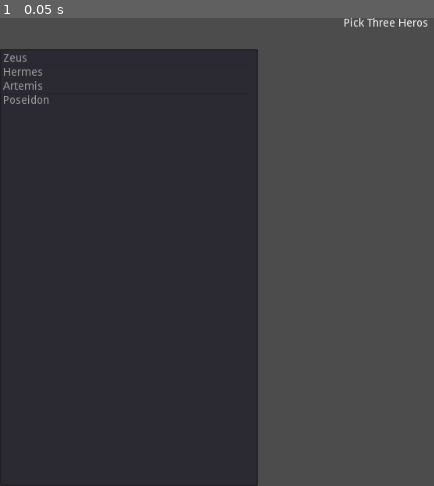
Above: before the commit, frame 1.
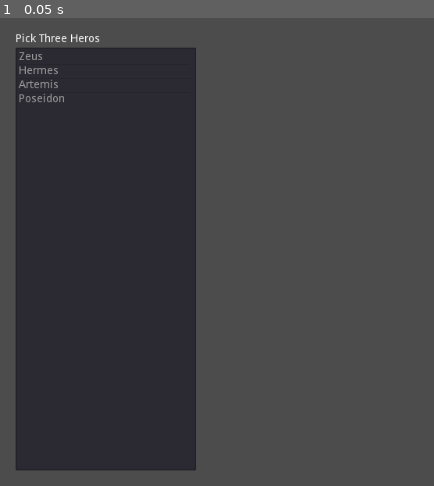
Above: after the commit, the same moment.

Repository: rachd/superhero-dispatcher
Game: Godot game, scene res://HeroPicker.tscn
The game is run twice, just before and just after one commit, with the same random seed, the same clock (stepped at 60 frames per second) and the same inputs.
Inputs:
- Up to frame 1 (0.05 s): no input

The runs differ from the first frame. In frame 1, 19% of the frame differs, in the area x 0-99%, y 0-100%.

Commit message:
display hero cards

Diff:
--- /dev/null
+++ b/HeroCard.gd
@@ -0,0 +1,4 @@
+extends Control
+
+func set_data(n):
+	$VBoxContainer/Name.text = n
--- /dev/null
+++ b/HeroCard.tscn
@@ -0,0 +1,36 @@
+[gd_scene load_steps=5 format=2]
+
+[ext_resource path="res://HeroCard.gd" type="Script" id=1]
+
+[sub_resource type="ImageTexture" id=1]
+
+[sub_resource type="DynamicFontData" id=3]
+font_path = "res://assets/Roboto-Regular.ttf"
+
+[sub_resource type="DynamicFont" id=2]
+size = 30
+outline_color = Color( 0.505882, 0.203922, 0.203922, 1 )
+font_data = SubResource( 3 )
+
+[node name="HeroCard" type="Control"]
+anchor_right = 1.0
+anchor_bottom = 1.0
+margin_right = -714.0
+script = ExtResource( 1 )
+
+[node name="VBoxContainer" type="VBoxContainer" parent="."]
+margin_right = 40.0
+margin_bottom = 40.0
+size_flags_horizontal = 3
+size_flags_vertical = 3
+alignment = 1
+
+[node name="Sprite" type="Sprite" parent="VBoxContainer"]
+scale = Vector2( 80, 80 )
+texture = SubResource( 1 )
+
+[node name="Name" type="Label" parent="VBoxContainer"]
+margin_top = 19.0
+margin_right = 40.0
+margin_bottom = 21.0
+custom_fonts/font = SubResource( 2 )
--- a/HeroPicker.gd
+++ b/HeroPicker.gd
@@ -10,11 +10,18 @@
 	else:
 		if selected_heros.size() < 3:
 			selected_heros.append(index)
+			selected_heros.sort()
 	self._set_selected_items()
 
+func _set_selected_items():
+	$MarginContainer/VBoxContainer/HBoxContainer/HeroList.unselect_all()
+	for hero_index in range(0, selected_heros.size()):
+		var hero = selected_heros[hero_index]
+		$MarginContainer/VBoxContainer/HBoxContainer/HeroList.select(hero, false)
 
-
-func _set_selected_items():
-	$HeroList.unselect_all()
-	for hero in selected_heros:
-		$HeroList.select(hero, false)
+	var hero_1 = $MarginContainer/VBoxContainer/HBoxContainer/HeroList.get_item_text(selected_heros[0]) if selected_heros.size() > 0 else ""
+	$MarginContainer/VBoxContainer/HBoxContainer/HeroCard.set_data(hero_1)
+	var hero_2 = $MarginContainer/VBoxContainer/HBoxContainer/HeroList.get_item_text(selected_heros[1]) if selected_heros.size() > 1 else ""
+	$MarginContainer/VBoxContainer/HBoxContainer/HeroCard2.set_data(hero_2)
+	var hero_3 = $MarginContainer/VBoxContainer/HBoxContainer/HeroList.get_item_text(selected_heros[2]) if selected_heros.size() > 2 else ""
+	$MarginContainer/VBoxContainer/HBoxContainer/HeroCard3.set_data(hero_3)
--- a/HeroPicker.tscn
+++ b/HeroPicker.tscn
@@ -1,23 +1,73 @@
-[gd_scene load_steps=3 format=2]
+[gd_scene load_steps=4 format=2]
 
 [ext_resource path="res://HeroPicker.gd" type="Script" id=1]
 [ext_resource path="res://HeroList.gd" type="Script" id=2]
+[ext_resource path="res://HeroCard.tscn" type="PackedScene" id=3]
 
 [node name="HeroPicker" type="Control"]
 anchor_right = 1.0
 anchor_bottom = 1.0
 script = ExtResource( 1 )
 
-[node name="Label" type="Label" parent="."]
-margin_left = 440.0
-margin_right = 548.0
+[node name="MarginContainer" type="MarginContainer" parent="."]
+anchor_right = 1.0
+anchor_bottom = 1.0
+custom_constants/margin_right = 20
+custom_constants/margin_top = 20
+custom_constants/margin_left = 20
+custom_constants/margin_bottom = 20
+
+[node name="VBoxContainer" type="VBoxContainer" parent="MarginContainer"]
+margin_left = 20.0
+margin_top = 20.0
+margin_right = 1004.0
+margin_bottom = 580.0
+
+[node name="Label" type="Label" parent="MarginContainer/VBoxContainer"]
+margin_right = 984.0
 margin_bottom = 14.0
 text = "Pick Three Heros"
 
-[node name="HeroList" type="ItemList" parent="."]
-margin_top = 40.0
-margin_right = 330.0
-margin_bottom = 600.0
+[node name="HBoxContainer" type="HBoxContainer" parent="MarginContainer/VBoxContainer"]
+margin_top = 18.0
+margin_right = 984.0
+margin_bottom = 560.0
+size_flags_horizontal = 3
+size_flags_vertical = 3
+custom_constants/separation = 20
+
+[node name="HeroList" type="ItemList" parent="MarginContainer/VBoxContainer/HBoxContainer"]
+margin_right = 231.0
+margin_bottom = 542.0
+size_flags_horizontal = 3
+size_flags_vertical = 3
 select_mode = 1
 script = ExtResource( 2 )
-[connection signal="multi_selected" from="HeroList" to="." method="_on_HeroList_multi_selected"]
+
+[node name="HeroCard" parent="MarginContainer/VBoxContainer/HBoxContainer" instance=ExtResource( 3 )]
+anchor_right = 0.0
+anchor_bottom = 0.0
+margin_left = 251.0
+margin_right = 482.0
+margin_bottom = 542.0
+size_flags_horizontal = 3
+size_flags_vertical = 3
+
+[node name="HeroCard2" parent="MarginContainer/VBoxContainer/HBoxContainer" instance=ExtResource( 3 )]
+anchor_right = 0.0
+anchor_bottom = 0.0
+margin_left = 502.0
+margin_right = 733.0
+margin_bottom = 542.0
+size_flags_horizontal = 3
+size_flags_vertical = 3
+
+[node name="HeroCard3" parent="MarginContainer/VBoxContainer/HBoxContainer" instance=ExtResource( 3 )]
+anchor_right = 0.0
+anchor_bottom = 0.0
+margin_left = 753.0
+margin_right = 984.0
+margin_bottom = 542.0
+size_flags_horizontal = 3
+size_flags_vertical = 3
+[connection signal="multi_selected" from="MarginContainer/VBoxContainer/HBoxContainer/HeroList" to="." method="_on_HeroList_multi_selected"]
Binary file added: assets/Roboto-Regular.ttf
